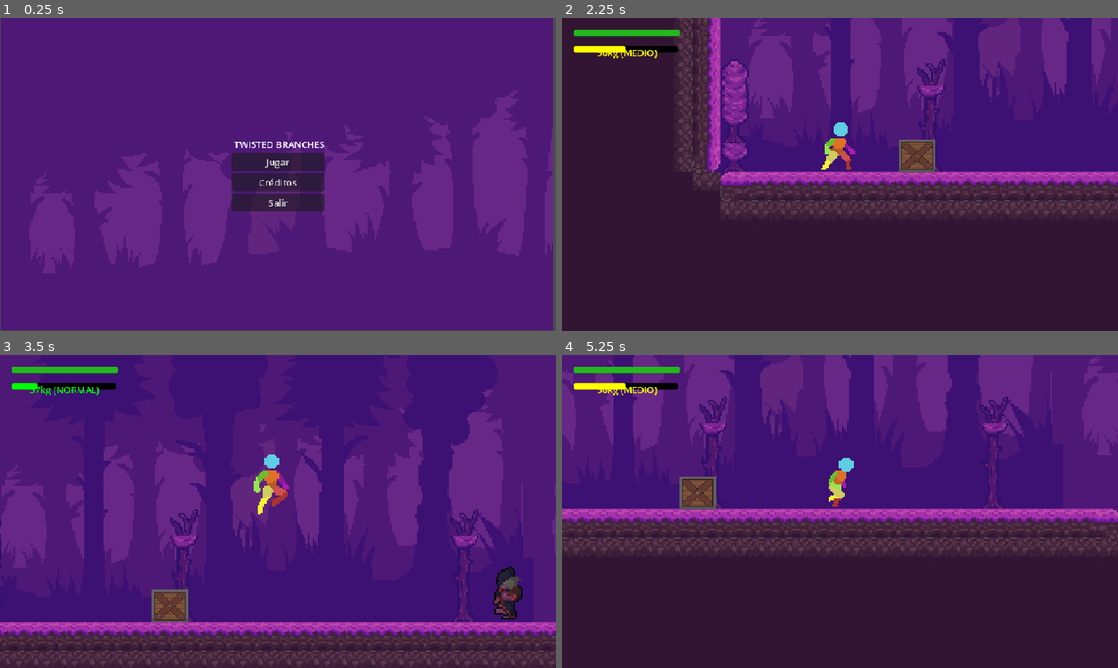
Above: before the commit, frames 1-4 (two rows, left to right).
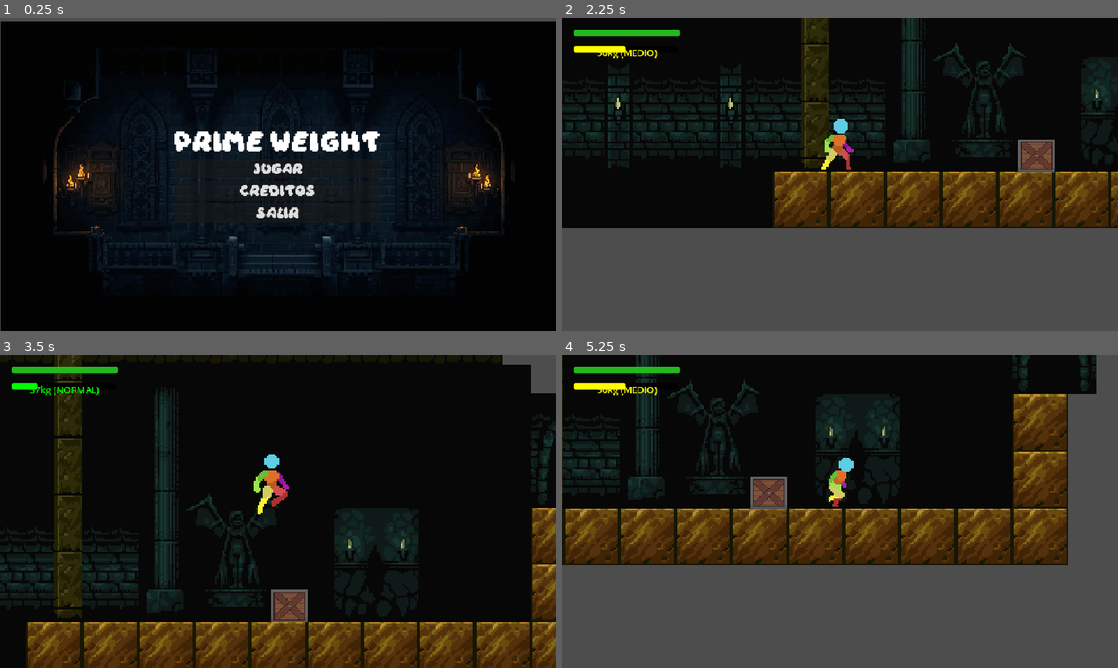
Above: after the commit, the same moments.

Repository: zeckless/Prime-MICh
Game: Godot game, scene res://Scenes/MainMenu.tscn
Same seed, same stepped clock (60 frames per second), same inputs: the game is played once before the commit and once after it.
Inputs:
- Up to frame 1 (0.25 s): no input
- Up to frame 2 (2.25 s): click "Créditos" (after the commit: "Creditos") at 0.5 s; click "MENU" at 1.25 s; click "Jugar" at 2 s
- Up to frame 3 (3.5 s): tap Enter (ui_accept) at 2.75, 3.02 s; hold Right (ui_right) from 2.78 s (still down); hold Q (decrease_weight) from 2.78 s (still down)
- Up to frame 4 (5.25 s): release Q (decrease_weight) at 3.53 s; tap E (increase_weight) at 3.6 s; tap Enter (ui_accept) at 3.77 s; release Right (ui_right) at 4.28 s; hold Left (ui_left) 4.28-5.03 s; hold F (interact) 4.28-5.03 s; hold Right (ui_right) from 5.03 s (still down); tap G (push) at 5.1 s

The runs differ from the first frame. In frame 1, 100% of the frame differs, in the area x 0-100%, y 0-100%; in frame 2, 99%; in frame 3, 99%; in frame 4, 99%.

Commit message:
Actualizado diseño de UI: Ajustado z-index de fondos en MainMenu y creditos, actualizado texto de creditos para Prime MICh

Diff:
--- a/Scenes/MainMenu.tscn
+++ b/Scenes/MainMenu.tscn
@@ -1,7 +1,9 @@
-[gd_scene load_steps=3 format=3 uid="uid://c2kbkt7lxd4uk"]
+[gd_scene load_steps=5 format=3 uid="uid://c2kbkt7lxd4uk"]
 
 [ext_resource type="Script" uid="uid://chfs6xd1wnc0" path="res://Scripts/main_menu.gd" id="1_tt5f1"]
+[ext_resource type="FontFile" uid="uid://cq58o7phqedpy" path="res://Daydream DEMO.otf" id="2_8saeu"]
 [ext_resource type="Texture2D" uid="uid://dieqlio3pqsgs" path="res://Midnight Forest/Midnight Forest/environment/background/background-layer-3.png" id="2_853f1"]
+[ext_resource type="Texture2D" uid="uid://b46wbs5rxk33m" path="res://assets/Gothic-Castle-Files/PNG/fondo1.jpg" id="4_ghw46"]
 
 [node name="MainMenu" type="Control"]
 layout_mode = 3
@@ -28,25 +30,38 @@
 
 [node name="Label" type="Label" parent="VBoxContainer"]
 layout_mode = 2
-text = " TWISTED BRANCHES"
+theme_override_fonts/font = ExtResource("2_8saeu")
+theme_override_font_sizes/font_size = 31
+text = "Prime Weight"
 
 [node name="Button" type="Button" parent="VBoxContainer"]
 layout_mode = 2
+theme_override_fonts/font = ExtResource("2_8saeu")
+theme_override_font_sizes/font_size = 16
 text = "Jugar"
 
 [node name="Button2" type="Button" parent="VBoxContainer"]
 layout_mode = 2
-text = "Créditos"
+theme_override_fonts/font = ExtResource("2_8saeu")
+text = "Creditos"
 
 [node name="Button3" type="Button" parent="VBoxContainer"]
 layout_mode = 2
+theme_override_fonts/font = ExtResource("2_8saeu")
 text = "Salir"
 
 [node name="Background-layer-3" type="Sprite2D" parent="."]
+visible = false
 z_index = -1
-position = Vector2(479, 269)
-scale = Vector2(2.98125, 3)
+position = Vector2(479.00003, 269)
+scale = Vector2(2.9812503, 3.0000002)
 texture = ExtResource("2_853f1")
+
+[node name="Fondo1" type="Sprite2D" parent="."]
+z_index = -2
+position = Vector2(481.62503, 273.62503)
+scale = Vector2(0.30023444, 0.29840955)
+texture = ExtResource("4_ghw46")
 
 [connection signal="pressed" from="VBoxContainer/Button" to="." method="_on_button_pressed"]
 [connection signal="pressed" from="VBoxContainer/Button2" to="." method="_on_button_2_pressed"]
--- a/Scenes/creditos.tscn
+++ b/Scenes/creditos.tscn
@@ -1,8 +1,9 @@
-[gd_scene load_steps=4 format=3 uid="uid://mpggk44aw7su"]
+[gd_scene load_steps=5 format=3 uid="uid://mpggk44aw7su"]
 
 [ext_resource type="Texture2D" uid="uid://dieqlio3pqsgs" path="res://Midnight Forest/Midnight Forest/environment/background/background-layer-3.png" id="1_eml6v"]
 [ext_resource type="Script" uid="uid://cnje0q0no8kow" path="res://Scripts/creditos.gd" id="1_ompal"]
 [ext_resource type="AudioStream" uid="uid://twx51rdvsnky" path="res://MusicaYSonido/Musica/15 - Credit Theme.ogg" id="3_ompal"]
+[ext_resource type="Texture2D" uid="uid://b46wbs5rxk33m" path="res://assets/Gothic-Castle-Files/PNG/fondo1.jpg" id="4_lpe7s"]
 
 [node name="Creditos" type="Control"]
 layout_mode = 3
@@ -12,6 +13,8 @@
 script = ExtResource("1_ompal")
 
 [node name="Background-layer-3" type="Sprite2D" parent="."]
+visible = false
+z_index = -1
 position = Vector2(481.75, 268.5)
 scale = Vector2(3.00781, 3.06111)
 texture = ExtResource("1_eml6v")
@@ -24,14 +27,15 @@
 [node name="Label" type="Label" parent="VBoxContainer"]
 layout_mode = 2
 size_flags_vertical = 0
-text = "Twisted Branches
+text = "Prime Weight
 
-Developer:
-zeckless
+Desarrollado por:
+Equipo Prime MICh
 
 Game Assets:
 Midnight Forest by Archon Aspect
 https://archon-aspect.itch.io/midnight-forest
+Gothic Castle Files
 
 Sound Effects:
 Kenney.nl
@@ -48,4 +52,10 @@
 volume_db = -24.0
 autoplay = true
 
+[node name="Fondo1" type="Sprite2D" parent="."]
+z_index = -2
+position = Vector2(481.00006, 270)
+scale = Vector2(0.30062503, 0.30245534)
+texture = ExtResource("4_lpe7s")
+
 [connection signal="pressed" from="VBoxContainer/Button" to="." method="_on_button_pressed"]
--- a/Scenes/game_over.tscn
+++ b/Scenes/game_over.tscn
@@ -1,6 +1,7 @@
-[gd_scene load_steps=3 format=3]
+[gd_scene load_steps=3 format=3 uid="uid://c6ngcl1r27jus"]
 
-[ext_resource type="Script" path="res://Scripts/game_over.gd" id="1_1"]
+[ext_resource type="Script" uid="uid://735jww1spaqk" path="res://Scripts/game_over.gd" id="1_1"]
+[ext_resource type="FontFile" uid="uid://cq58o7phqedpy" path="res://Daydream DEMO.otf" id="2_8fo1c"]
 
 [node name="GameOver" type="CanvasLayer"]
 process_mode = 3
@@ -27,6 +28,7 @@
 
 [node name="Label" type="Label" parent="CenterContainer/VBoxContainer"]
 layout_mode = 2
+theme_override_fonts/font = ExtResource("2_8fo1c")
 theme_override_font_sizes/font_size = 64
 text = "DERROTA!"
 horizontal_alignment = 1
@@ -34,9 +36,11 @@
 [node name="RestartButton" type="Button" parent="CenterContainer/VBoxContainer"]
 custom_minimum_size = Vector2(200, 50)
 layout_mode = 2
+theme_override_fonts/font = ExtResource("2_8fo1c")
 text = "Reintentar"
 
 [node name="MenuButton" type="Button" parent="CenterContainer/VBoxContainer"]
 custom_minimum_size = Vector2(200, 50)
 layout_mode = 2
-text = "Menú Principal"
+theme_override_fonts/font = ExtResource("2_8fo1c")
+text = "Menu Principal"
--- a/Scenes/mundo.tscn
+++ b/Scenes/mundo.tscn
@@ -2051,7 +2051,7 @@
 layer_0/tile_data = PackedInt32Array(15, 7, 1342177281, 131070, 7, 1342177281, 131071, 7, 1342177281, 65536, 7, 1342177 …(23414 unchanged characters)…
 
 [node name="player" parent="." instance=ExtResource("2_uqtxj")]
-position = Vector2(-43.934387, 2.276362)
+position = Vector2(934.18304, -2.276362)
 scale = Vector2(1.0440896, 1.1070733)
 
 [node name="Camera2D" type="Camera2D" parent="player"]
--- a/Scenes/pausa_menu.tscn
+++ b/Scenes/pausa_menu.tscn
@@ -1,6 +1,7 @@
-[gd_scene load_steps=2 format=3 uid="uid://w1ilvdsrnpo0"]
+[gd_scene load_steps=3 format=3 uid="uid://w1ilvdsrnpo0"]
 
 [ext_resource type="Script" uid="uid://1f8xnnfte60e" path="res://Scripts/pausa_menu.gd" id="1_qfjsl"]
+[ext_resource type="FontFile" uid="uid://cq58o7phqedpy" path="res://Daydream DEMO.otf" id="2_rq5c3"]
 
 [node name="PausaMenuLayer" type="CanvasLayer"]
 
@@ -37,22 +38,27 @@
 [node name="Label" type="Label" parent="PausaMenu/VBoxContainer"]
 layout_mode = 2
 size_flags_horizontal = 4
+theme_override_fonts/font = ExtResource("2_rq5c3")
 text = "Pausa"
 
 [node name="Button" type="Button" parent="PausaMenu/VBoxContainer"]
 layout_mode = 2
+theme_override_fonts/font = ExtResource("2_rq5c3")
 text = "Continuar"
 
 [node name="Button2" type="Button" parent="PausaMenu/VBoxContainer"]
 layout_mode = 2
+theme_override_fonts/font = ExtResource("2_rq5c3")
 text = "Reiniciar"
 
 [node name="Button3" type="Button" parent="PausaMenu/VBoxContainer"]
 layout_mode = 2
+theme_override_fonts/font = ExtResource("2_rq5c3")
 text = "Menu Principal"
 
 [node name="Button4" type="Button" parent="PausaMenu/VBoxContainer"]
 layout_mode = 2
+theme_override_fonts/font = ExtResource("2_rq5c3")
 text = "Salir"
 
 [connection signal="pressed" from="PausaMenu/VBoxContainer/Button" to="PausaMenu" method="_on_continuar_pressed"]
--- a/Scenes/victory.tscn
+++ b/Scenes/victory.tscn
@@ -1,6 +1,7 @@
-[gd_scene load_steps=3 format=3]
+[gd_scene load_steps=3 format=3 uid="uid://mjuwp88pymm0"]
 
-[ext_resource type="Script" path="res://Scripts/victory.gd" id="1_1"]
+[ext_resource type="Script" uid="uid://dlvw8u2or8lom" path="res://Scripts/victory.gd" id="1_1"]
+[ext_resource type="FontFile" uid="uid://cq58o7phqedpy" path="res://Daydream DEMO.otf" id="2_pyhgl"]
 
 [node name="Victory" type="CanvasLayer"]
 process_mode = 3
@@ -27,16 +28,19 @@
 
 [node name="Label" type="Label" parent="CenterContainer/VBoxContainer"]
 layout_mode = 2
+theme_override_fonts/font = ExtResource("2_pyhgl")
 theme_override_font_sizes/font_size = 64
-text = "¡Victoria!"
+text = "Victoria"
 horizontal_alignment = 1
 
 [node name="NextLevelButton" type="Button" parent="CenterContainer/VBoxContainer"]
 custom_minimum_size = Vector2(200, 50)
 layout_mode = 2
+theme_override_fonts/font = ExtResource("2_pyhgl")
 text = "Siguiente Nivel"
 
 [node name="MenuButton" type="Button" parent="CenterContainer/VBoxContainer"]
 custom_minimum_size = Vector2(200, 50)
 layout_mode = 2
-text = "Menú Principal"
+theme_override_fonts/font = ExtResource("2_pyhgl")
+text = "Menu Principal"
Binary file added: Daydream DEMO.otf
Not shown, added: Daydream DEMO.otf.import
Binary file added: assets/Gothic-Castle-Files/PNG/fondo1.jpg
Not shown, added: assets/Gothic-Castle-Files/PNG/fondo1.jpg.import
